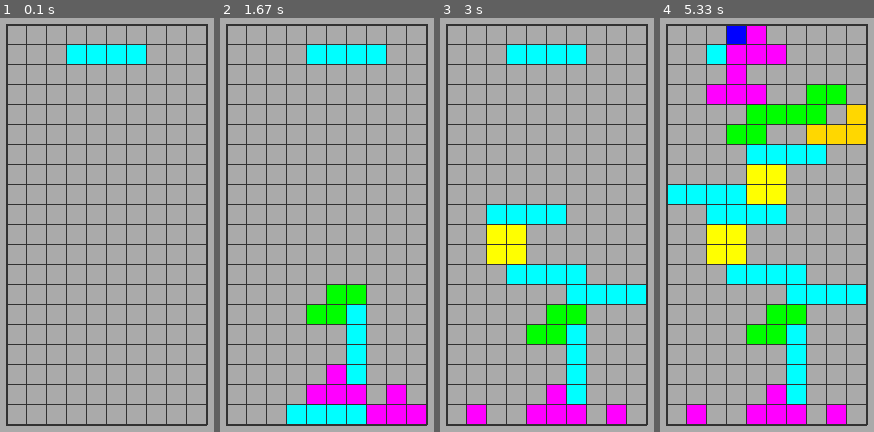
Above: before the commit, frames 1-4 (left to right).
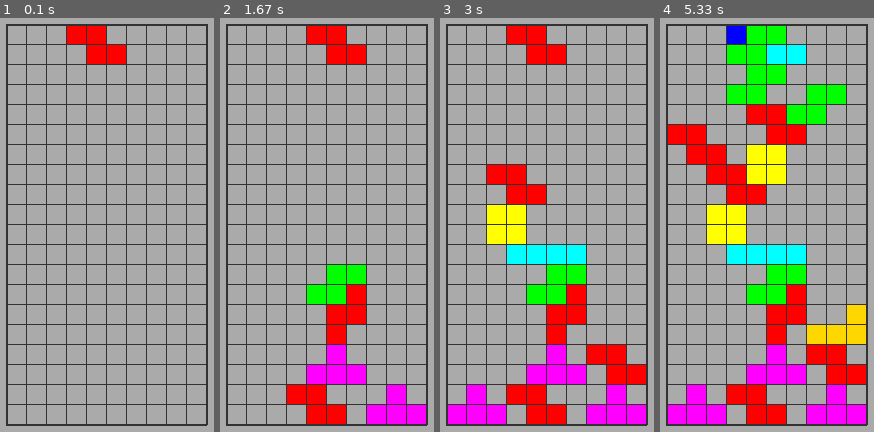
Above: after the commit, the same moments.

Repository: ryanmramos/tetris_pygame
Game: pygame game, started from main.py
Same seed, same stepped clock (60 frames per second), same inputs: the game is played once before the commit and once after it.
Inputs:
- Up to frame 1 (0.1 s): no input
- Up to frame 2 (1.67 s): tap Space at 0.33, 0.73, 1.03, 1.23, 1.57 s; hold Right 0.67-1.13 s; hold Up 1.17-1.47 s; hold Right from 1.5 s (still down)
- Up to frame 3 (3 s): tap Space at 1.87, 2.07, 2.37, 2.63, 2.97 s; release Right at 1.97 s; hold Left 2-2.53 s; hold Down 2.57-2.87 s; hold Left from 2.9 s (still down)
- Up to frame 4 (5.33 s): tap Space at 3.27, 3.4, 3.8, 4.1, 4.47, 4.87, 5.17 s; release Left at 3.3 s; hold Up 3.33-3.7 s; hold Right 3.73-4.37 s; hold Down 4.4-4.77 s; hold Left 4.8-5.27 s; hold Right from 5.3 s (still down)

The runs differ from the first frame. In frame 1, 2.4% of the frame differs, in the area x 31-69%, y 1-12%; in frame 2, 11%; in frame 3, 23%; in frame 4, 36%, in the area x 3-97%, y 1-99%.

Commit message:
undid debug code again

Diff:
--- a/main.py
+++ b/main.py
@@ -69,7 +69,7 @@
     elif i == 5:
         return T_shape(UNIT_LENGTH, WIDTH, HEIGHT)
     else:
-        return I_shape(UNIT_LENGTH, WIDTH, HEIGHT)
+        return Z_shape(UNIT_LENGTH, WIDTH, HEIGHT)
 
 def place_and_check(placed_shapes, moving_shape):
     placed_shapes.append(moving_shape)
